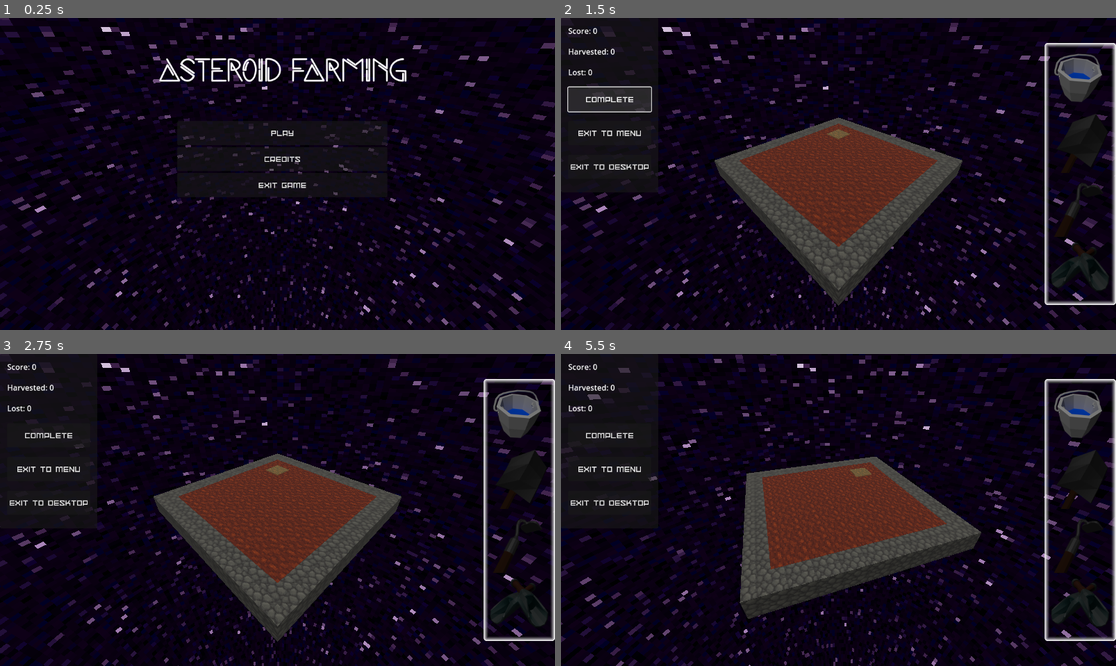
Above: before the commit, frames 1-4 (two rows, left to right).
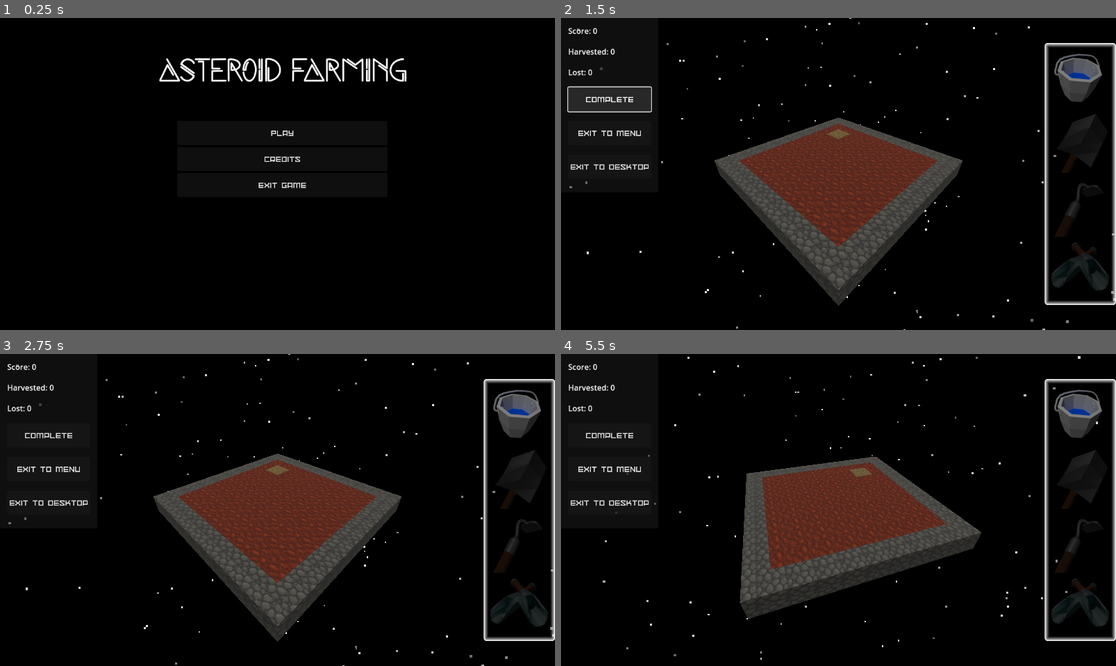
Above: after the commit, the same moments.

Repository: 100-Devs-1-Game/AsteroidFarming
Game: Godot game, scene res://scenes/rootscene_g.tscn
The game is run twice, just before and just after one commit, with the same random seed, the same clock (stepped at 60 frames per second) and the same inputs.
Inputs (mouse positions are in pixels of both pictures, inside the frame that each line leads up to):
- Up to frame 1 (0.25 s): no input
- Up to frame 2 (1.5 s): click "Play" at 0.5 s; click "Complete" at 1.25 s
- Up to frame 3 (2.75 s): click (521, 413) at 2 s
- Up to frame 4 (5.5 s): click (1082, 478) at 2.75 s; click (1082, 541) at 3.5 s; click (1082, 606) at 4.25 s; tap Enter at 5 s; move the mouse to (960, 494) at 5.02 s; hold D (move_right) from 5.03 s (still down); tap F (change_tool) at 5.1 s; click (960, 494) at 5.17 s

The runs differ from the first frame. In frame 1, 20% of the frame differs, in the area x 0-100%, y 0-100%; in frame 2, 16%; in frame 3, 16%; in frame 4, 16%.

Commit message:
Add starfield

Diff:
--- a/src/assets/world_environment.tres
+++ b/src/assets/world_environment.tres
@@ -24,6 +24,6 @@
 radiance_size = 0
 
 [resource]
-background_mode = 2
+background_mode = 1
 background_canvas_max_layer = 1
 sky = SubResource("Sky_rfnck")
--- a/src/scenes/main_g.tscn
+++ b/src/scenes/main_g.tscn
@@ -1,10 +1,11 @@
-[gd_scene load_steps=8 format=3 uid="uid://70ym23bjjyoh"]
+[gd_scene load_steps=9 format=3 uid="uid://70ym23bjjyoh"]
 
 [ext_resource type="Script" uid="uid://drdcnkfl7pri7" path="res://scripts/main_g.gd" id="1_woer8"]
 [ext_resource type="MeshLibrary" uid="uid://dj2gwxmun3byt" path="res://assets/tiles/TestMeshLibrary.tres" id="2_fcgjw"]
 [ext_resource type="PackedScene" uid="uid://u07ux4av6dcg" path="res://scenes/game_menu_g.tscn" id="3_woer8"]
 [ext_resource type="Script" uid="uid://bwlj0grhdgew4" path="res://scripts/camera_pivot.gd" id="4_fcgjw"]
 [ext_resource type="Environment" uid="uid://dol1vabg3lf3" path="res://assets/world_environment.tres" id="5_jc33t"]
+[ext_resource type="PackedScene" uid="uid://1hnrcibjxx0j" path="res://scenes/starfield.tscn" id="6_ffob8"]
 
 [sub_resource type="BoxMesh" id="BoxMesh_jc33t"]
 size = Vector3(1.15, 1.15, 1.15)
@@ -45,3 +46,6 @@
 
 [node name="WorldEnvironment" type="WorldEnvironment" parent="."]
 environment = ExtResource("5_jc33t")
+
+[node name="Starfield" parent="." instance=ExtResource("6_ffob8")]
+lifetime = 100000.0
--- /dev/null
+++ b/src/scenes/starfield.tscn
@@ -0,0 +1,30 @@
+[gd_scene load_steps=4 format=3 uid="uid://1hnrcibjxx0j"]
+
+[sub_resource type="StandardMaterial3D" id="StandardMaterial3D_rt2n2"]
+shading_mode = 0
+specular_mode = 2
+disable_ambient_light = true
+vertex_color_use_as_albedo = true
+billboard_mode = 3
+particles_anim_h_frames = 1
+particles_anim_v_frames = 1
+particles_anim_loop = false
+
+[sub_resource type="PlaneMesh" id="PlaneMesh_c16ls"]
+material = SubResource("StandardMaterial3D_rt2n2")
+size = Vector2(1, 1)
+orientation = 2
+
+[sub_resource type="Gradient" id="Gradient_c16ls"]
+colors = PackedColorArray(0.3766584, 0.37665856, 0.37665793, 1, 1, 1, 1, 1)
+
+[node name="Starfield" type="CPUParticles3D"]
+amount = 500
+lifetime = 600.0
+explosiveness = 1.0
+mesh = SubResource("PlaneMesh_c16ls")
+emission_shape = 2
+emission_sphere_radius = 128.0
+gravity = Vector3(0, 0, 0)
+scale_amount_min = 0.2
+color_initial_ramp = SubResource("Gradient_c16ls")
